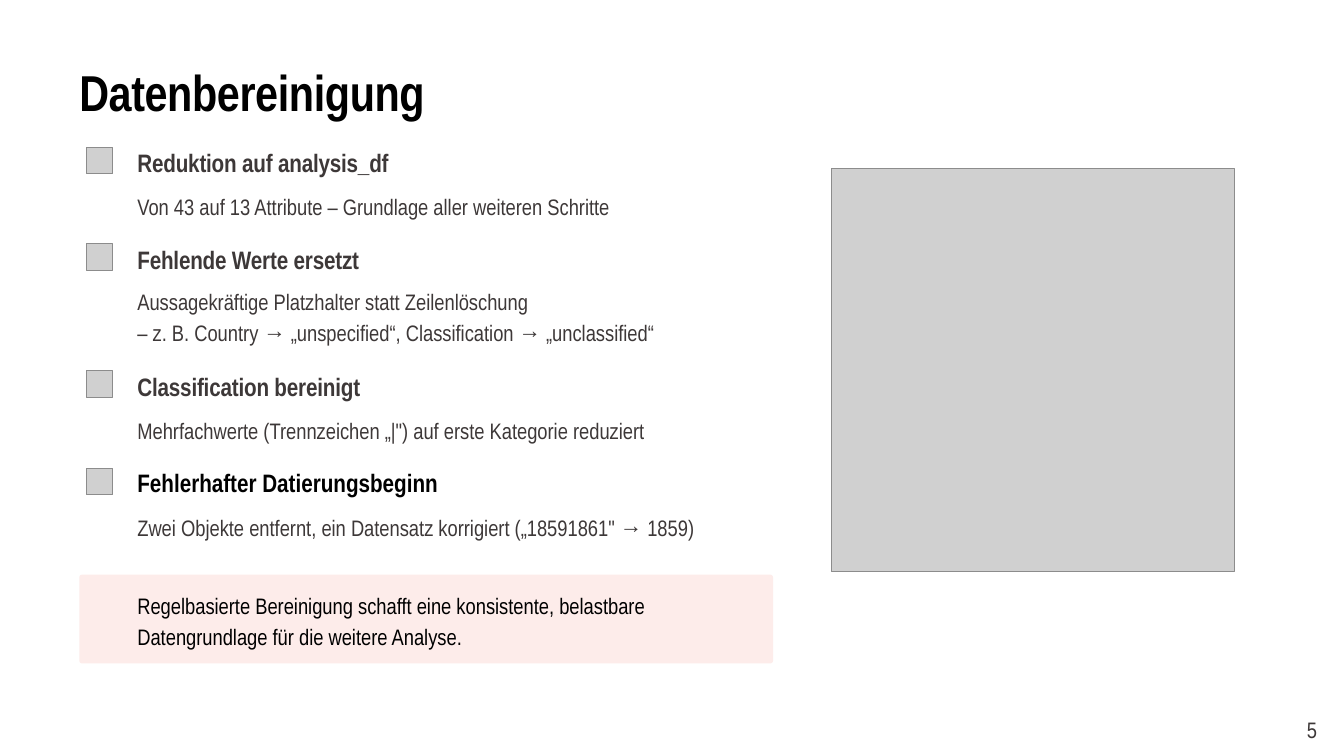
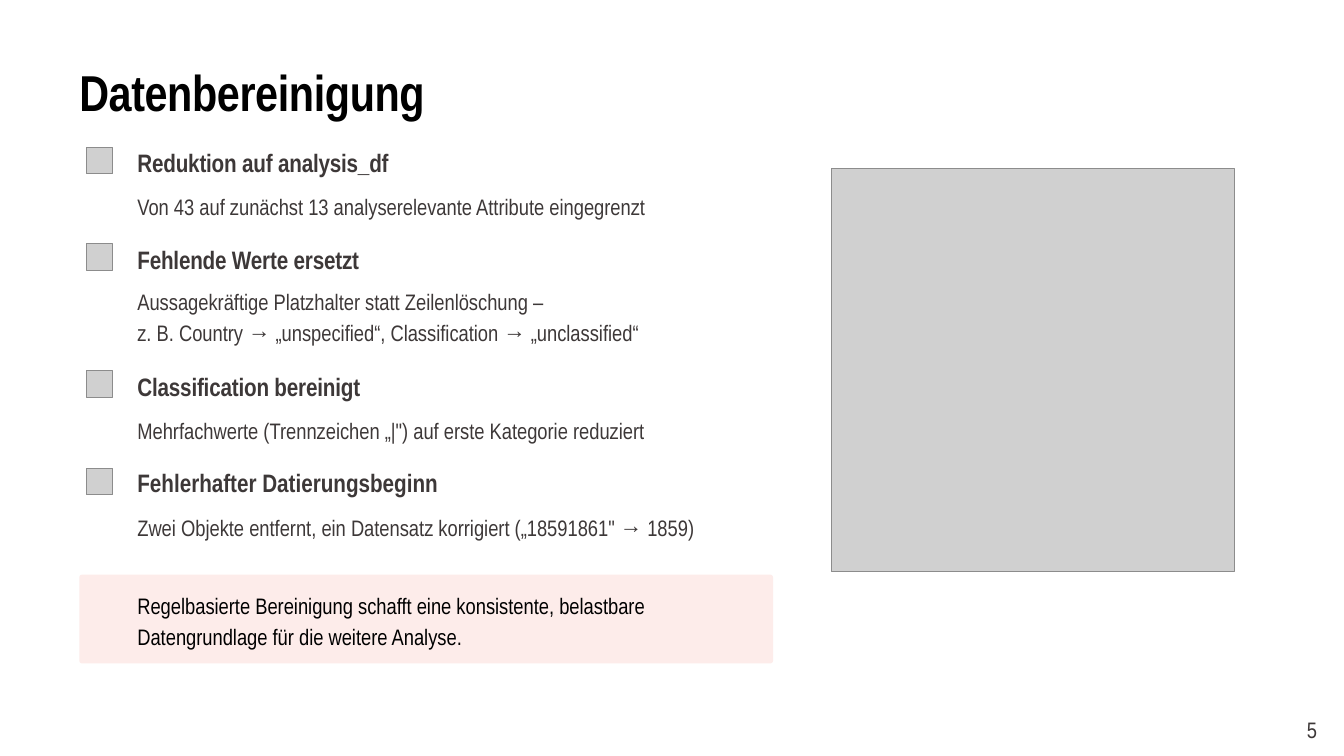
Before and after one commit to dr-dennis-theiss/met-iran-collection-analysis, a slide deck: slide 6 of presentation.pptx. Drawn at 1344x756 pixels with LibreOffice and Linux fonts; fonts in the diff are those of the drawing; grey boxes stand for pictures; background and template pictures are left out. Boxes give left, top, right and bottom in pixels: in the first picture for what was removed or moved away, otherwise in the second. Text is boxed around its words. In the diff, an @@ line names an element or a change of style, - is before the commit and + after.

```diff
--- a/presentation.pptx
+++ b/presentation.pptx
@@ text at [137, 198, 645, 220]: text changed @@
-Von 43 auf 13 Attribute – Grundlage aller weiteren Schritte
+Von 43 auf zunächst 13 analyserelevante Attribute eingegrenzt
@@ text at [137, 293, 639, 345]: spaces changed @@
-Aussagekräftige Platzhalter statt Zeilenlöschung
-– z. B. Country → „unspecified“, Classification → „unclassified“
+Aussagekräftige Platzhalter statt Zeilenlöschung –
+z. B. Country → „unspecified“, Classification → „unclassified“
@@ text "Fehlerhafter Datierungsbeginn" at [137, 473, 437, 498]: text colour #000000 to #3D3838 @@
```
Also in this commit, not shown: 8 other slides changed, 1 slide added.
